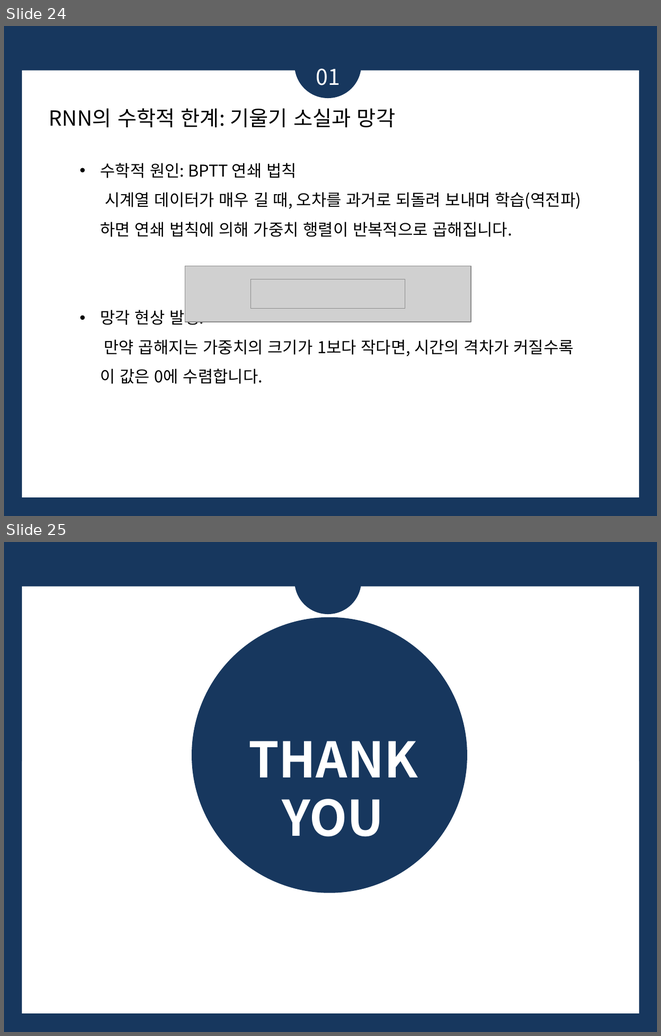
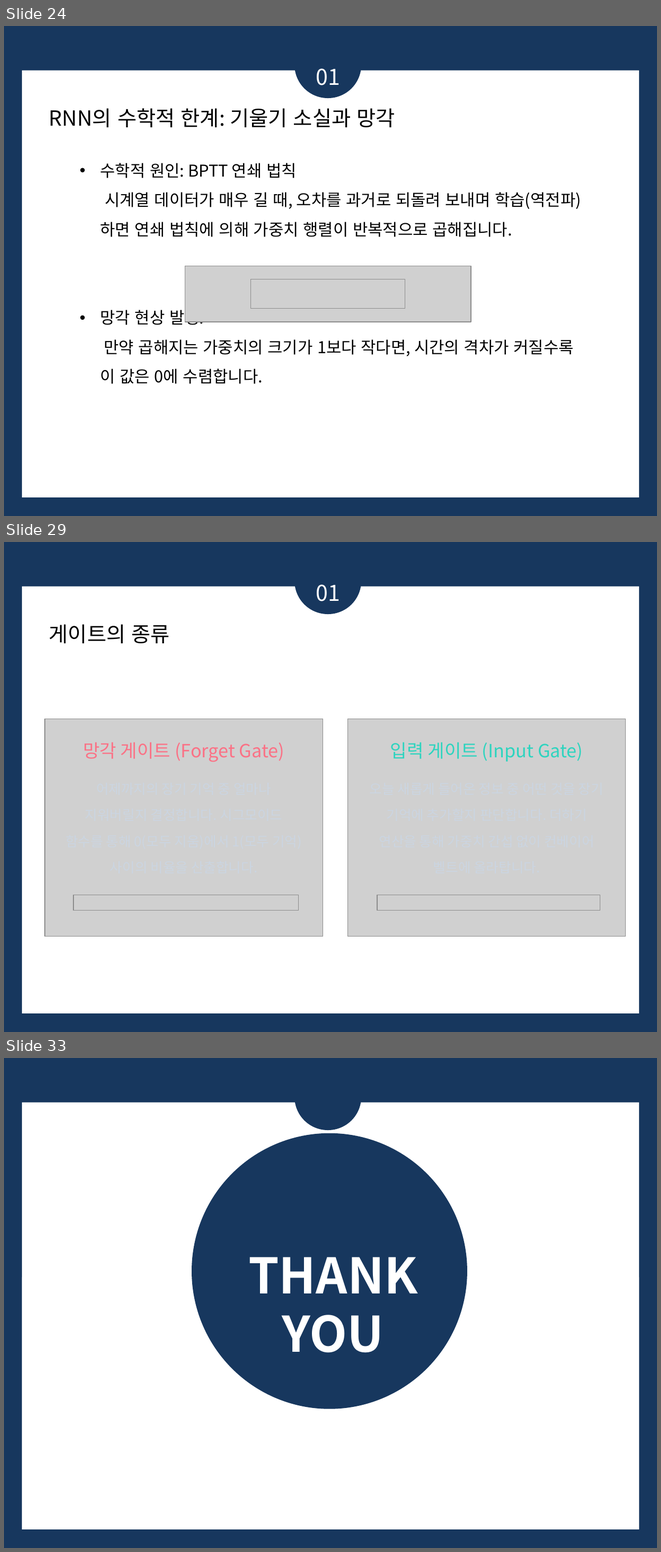
Before and after one commit to bsmoon-86/multicam_2025, a slide deck: PPT/딥러닝.pptx. Shown one above the other, each under a label of ours: slides 24 and 25 before the commit, slides 24, 29 and 33 after it; the slides between them are not shown. The pictures are 661x1036 and 661x1552 pixels, drawn with LibreOffice and Linux fonts; fonts in the diff are those of the drawing; grey boxes stand for pictures. Boxes give left, top, right and bottom in pixels: in the first picture for what was removed or moved away, otherwise in the second. Text is boxed around its words. In the diff, an @@ line names an element or a change of style, - is before the commit and + after.

```diff
--- a/PPT/딥러닝.pptx
+++ b/PPT/딥러닝.pptx
@@ slide 29 added at [4, 542, 657, 1032], background #17375E; not listed: 1 template element that a slide beside it also shows @@
@@ ellipse added at [294, 547, 361, 614], fill #17375E @@
@@ text added at [316, 584, 340, 601], 24 pt, text #FFFFFF @@
+01
@@ text added at [49, 624, 170, 643], 23 pt, text #000000 @@
+게이트의 종류
@@ group added at [44, 719, 626, 936]: 4 pictures, 2 texts @@
+망각 게이트 (Forget Gate)
+입력 게이트 (Input Gate)
@@ what was slide 25 is now slide 33 @@
```
Also in this commit, not shown: 7 other slides added.
